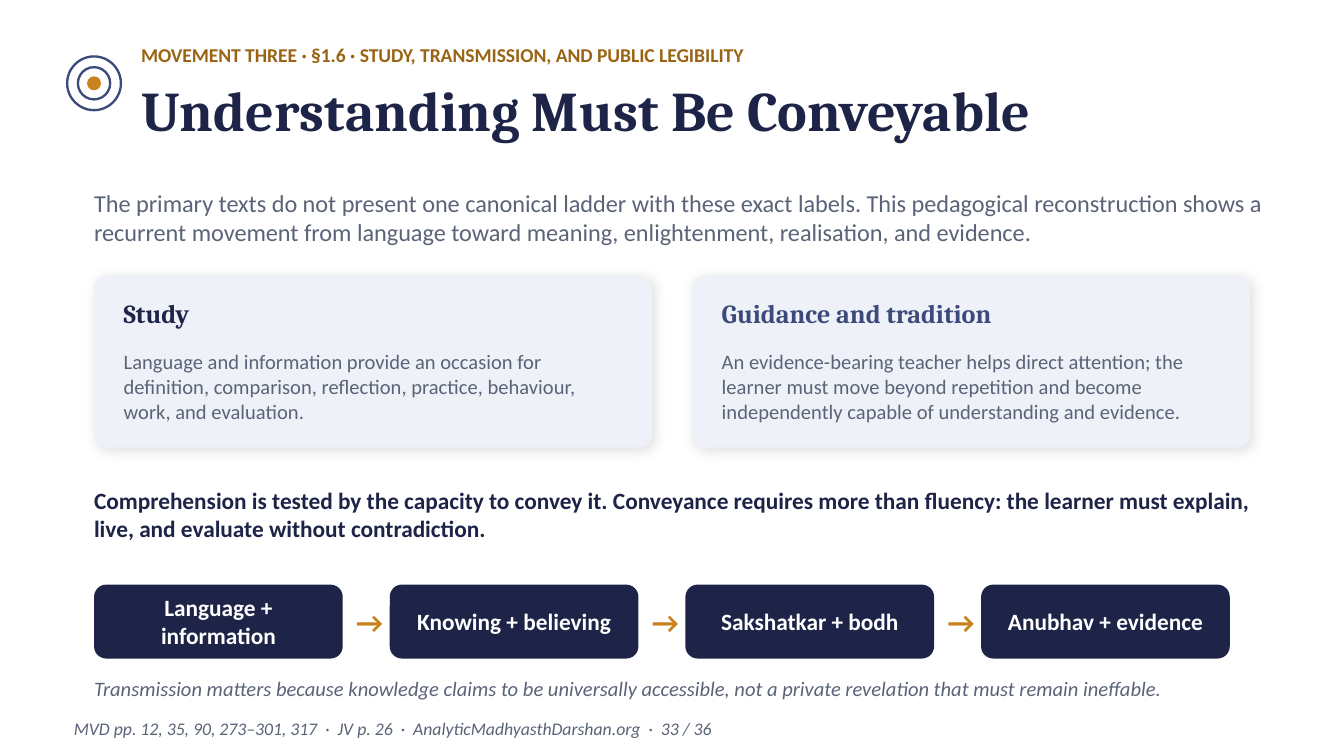
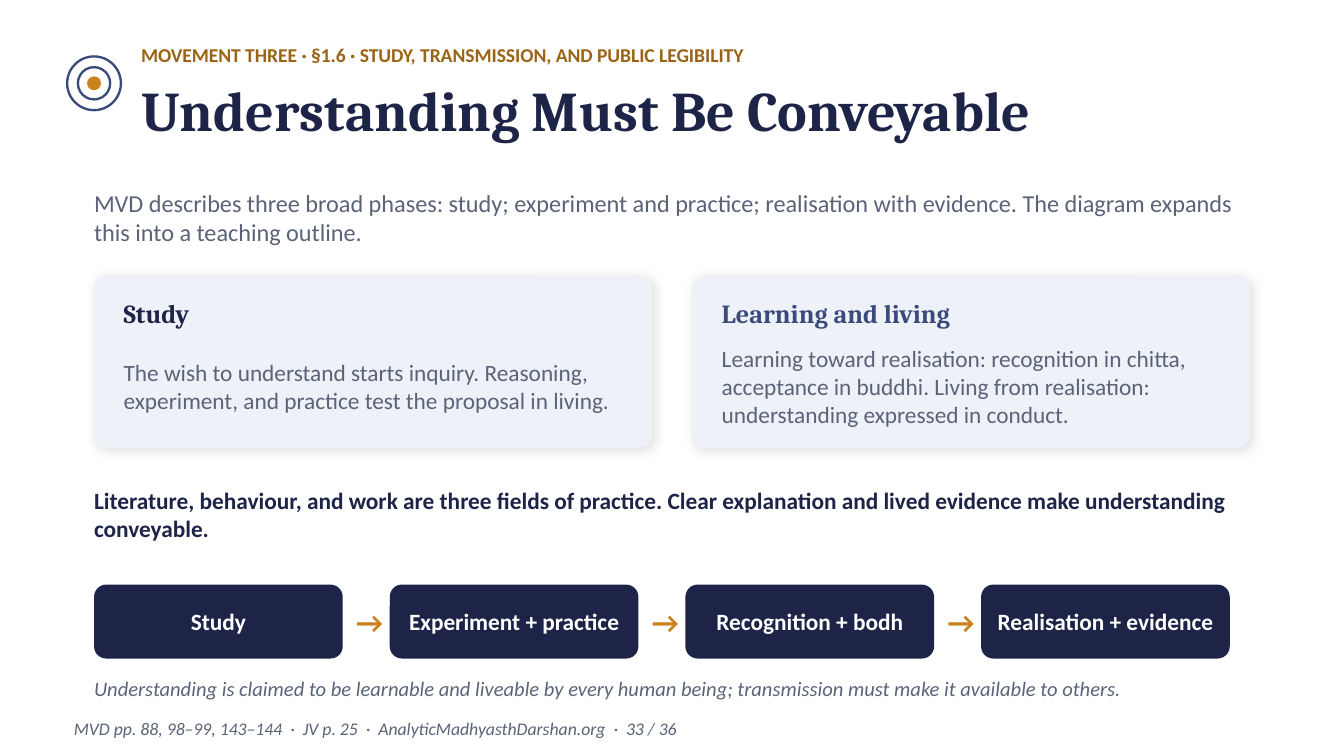
Before and after one commit to raghavamohan/AnalyticMadhyasthDarshan, a slide deck: slide 33 of Studies/The-Epistemology-of-Coexistence/The-Epistemology-of-Coexistence-Madhyasth-Darshan.pptx. Drawn at 1344x756 pixels with LibreOffice and Linux fonts; fonts in the diff are those of the drawing. Boxes give left, top, right and bottom in pixels: in the first picture for what was removed or moved away, otherwise in the second. Text is boxed around its words. In the diff, an @@ line names an element or a change of style, - is before the commit and + after.

```diff
--- a/Studies/The-Epistemology-of-Coexistence/The-Epistemology-of-Coexistence-Madhyasth-Darshan.pptx
+++ b/Studies/The-Epistemology-of-Coexistence/The-Epistemology-of-Coexistence-Madhyasth-Darshan.pptx
@@ text at [94,195,1231,245]: text changed @@
-The primary texts do not present one canonical ladder with these exact labels. This pedagogical reconstruction shows a recurrent movement from language toward meaning, enlightenment, realisation, and evidence.
+MVD describes three broad phases: study; experiment and practice; realisation with evidence. The diagram expands this into a teaching outline.
@@ text at [722,305,950,329]: text changed @@
-Guidance and tradition
+Learning and living
@@ text at [722,351,1186,427]: text changed; size 11 to 12.5 pt @@
-An evidence-bearing teacher helps direct attention; the learner must move beyond repetition and become independently capable of understanding and evidence.
+Learning toward realisation: recognition in chitta, acceptance in buddhi. Living from realisation: understanding expressed in conduct.
@@ text at [124,365,609,413]: text changed; size 11 to 12.5 pt @@
-Language and information provide an occasion for definition, comparison, reflection, practice, behaviour, work, and evaluation.
+The wish to understand starts inquiry. Reasoning, experiment, and practice test the proposal in living.
@@ text at [94,492,1225,541]: text changed @@
-Comprehension is tested by the capacity to convey it. Conveyance requires more than fluency: the learner must explain, live, and evaluate without contradiction.
+Literature, behaviour, and work are three fields of practice. Clear explanation and lived evidence make understanding conveyable.
@@ text at [191,613,246,634]: text changed @@
-Language + information
+Study
@@ text at [409,613,619,634]: text changed @@
-Knowing + believing
+Experiment + practice
@@ text at [716,613,903,634]: text changed @@
-Sakshatkar + bodh
+Recognition + bodh
@@ text at [998,613,1213,630]: text changed @@
-Anubhav + evidence
+Realisation + evidence
@@ text at [94,681,1120,700]: text changed @@
-Transmission matters because knowledge claims to be universally accessible, not a private revelation that must remain ineffable.
+Understanding is claimed to be learnable and liveable by every human being; transmission must make it available to others.
@@ text at [74,722,677,738]: text changed @@
-MVD pp. 12, 35, 90, 273–301, 317 · JV p. 26 · AnalyticMadhyasthDarshan.org · 33 / 36
+MVD pp. 88, 98–99, 143–144 · JV p. 25 · AnalyticMadhyasthDarshan.org · 33 / 36
```
Also in this commit, not shown: 33 other slides changed, 1 other file.
